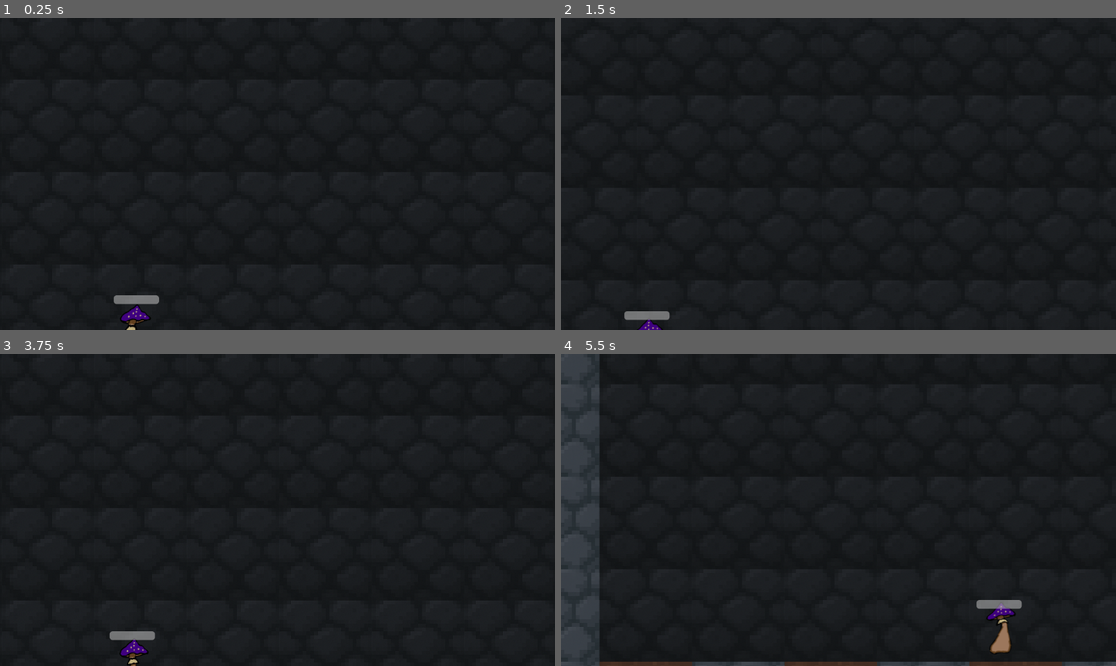
Above: before the commit, frames 1-4 (two rows, left to right).
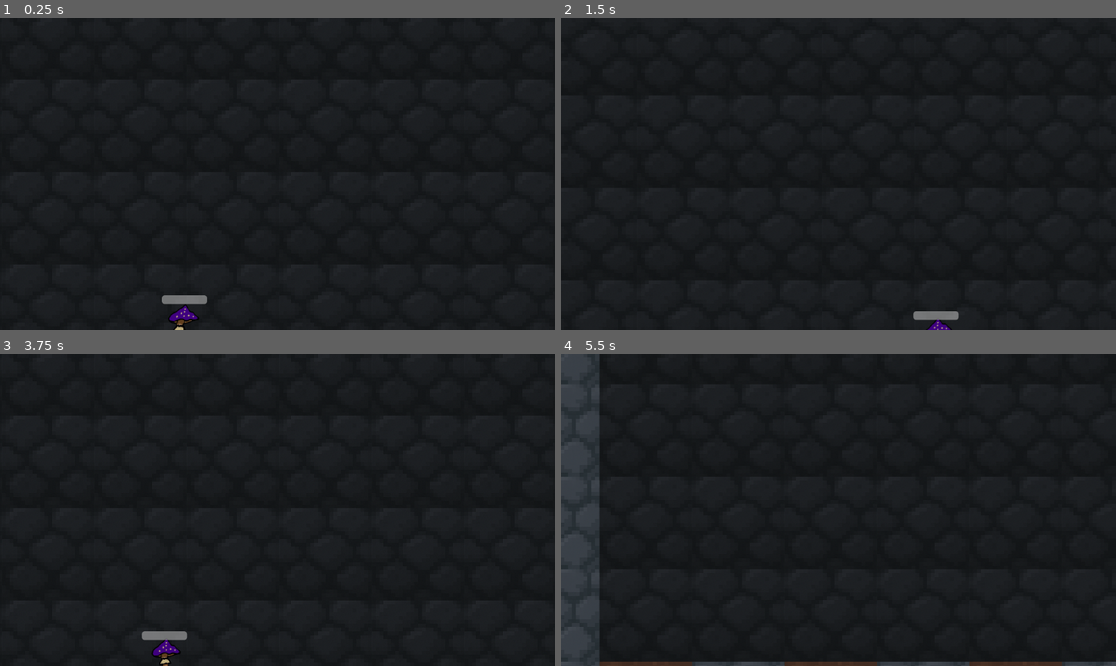
Above: after the commit, the same moments.

Repository: Shroomberg/shroomberg-game
Game: Godot game, scene res://assets/game_root/gameRoot.tscn
Same seed, same stepped clock (60 frames per second), same inputs: the game is played once before the commit and once after it.
Inputs (mouse positions are in pixels of both pictures, inside the frame that each line leads up to):
- Up to frame 1 (0.25 s): no input
- Up to frame 2 (1.5 s): move the mouse to (960, 158) at 0.52 s; hold D (move_right) 0.53-1.25 s; click (960, 158) at 0.67 s; drag from (727, 189) to (810, 236) at 1.27 s
- Up to frame 3 (3.75 s): tap Enter at 2 s; move the mouse to (333, 441) at 2.02 s; hold D (move_right) 2.03-2.75 s; tap Space (toggle_pause) at 2.75 s; drag from (249, 572) to (111, 463) at 2.77 s; click "Restart" at 3.5 s
- Up to frame 4 (5.5 s): move the mouse to (1005, 556) at 4.27 s; hold A (move_left) 4.28-5 s; drag from (672, 463) to (755, 432) at 5.02 s

The runs differ from the first frame. In frame 1, 0.9% of the frame differs, in the area x 20-38%, y 88-100%; in frame 2, 0.6%; in frame 3, 0.7%; in frame 4, 0.6%.

Commit message:
tmp

Diff:
--- a/assets/bullet/bullet.gd
+++ b/assets/bullet/bullet.gd
@@ -1,6 +1,6 @@
 class_name Bullet extends Node2D
 
-@export var speed: float = 1000
+@export var speed: float = 2000
 @export var radius: float = 10
 @export var damage: float = 1
 
@@ -12,16 +12,16 @@
 
 func _physics_process(delta: float):
 	if !target or is_queued_for_deletion():
+		queue_free()
 		return
 
 	var direction = get_direction()
+	var offset = delta * direction.normalized() * speed;
 
-	var length = direction.length()
-	if length < radius:
+	if direction.length() < offset.length():
 		on_hit()
-
-	global_position += delta * direction.normalized() * speed;
-	pass
+	else:
+		global_position += offset;
 
 func get_direction():
 	return target.get_bullet_hit_point() - global_position
--- a/assets/common/Mushroom.gd
+++ b/assets/common/Mushroom.gd
@@ -13,7 +13,7 @@
 @export var max_size: float = 4
 @export var grown_size: float = 2
 @export var ungrown_decay_rate: float = 0.1
-@export var min_size: float = 1
+@export var min_size: float = 2
 
 @export var speed: float = 100.0
 
@@ -33,7 +33,7 @@
 	pass
 
 func is_dead() -> bool:
-	return state == UnitState.Dead
+	return state == UnitState.Dead or is_queued_for_deletion()
 
 func is_borrowed() -> bool:
 	return state in [UnitState.Growing, UnitState.Borrowing, UnitState.Borrowed, UnitState.BorrowedAttacking, UnitState.BorrowedAttackCooldown]
@@ -54,20 +54,13 @@
 
 func recieve_damage(amount: float):
 	set_size(max(0, size - amount))
-	match state:
-		UnitState.Growing:
-			if size == 0:
-				die()
-		_:
-			if size < min_size:
-				die()
+	if size < min_size:
+		die()
 
 func _physics_process(delta: float):
 	match state:
 		UnitState.Moving:
 			move(delta)
-		UnitState.Growing:
-			recieve_damage(delta * ungrown_decay_rate)
 
 func move(delta: float):
 	position.x += direction * speed * delta * power_factor
@@ -75,10 +68,23 @@
 		borrow()
 
 func die():
-	pass
+	target = null
+	set_state(UnitState.Dead)
+	queue_free()
+
+func set_size(new_size: float):
+	size = new_size
+	power_factor = size / max_size
+	scale = Vector2(power_factor * direction, power_factor)
+
+func get_spore() -> Mushroom:
+	var spore = self.duplicate()
+	spore.size = 0
+	return spore
+
 func grow():
 	pass
 func borrow():
 	pass
-func set_size(new_size: float):
+func set_state(new_state: UnitState):
 	pass
--- a/assets/mama_shroom/mama_schroom.tres
+++ b/assets/mama_shroom/mama_schroom.tres
@@ -141,6 +141,14 @@
 "frames": [{
 "duration": 1.0,
 "texture": ExtResource("1_qqrdp")
+}],
+"loop": true,
+"name": &"Dead",
+"speed": 5.0
+}, {
+"frames": [{
+"duration": 1.0,
+"texture": ExtResource("1_qqrdp")
 }, {
 "duration": 1.0,
 "texture": ExtResource("2_0ftpr")
--- a/assets/mama_shroom/mama_shroom.gd
+++ b/assets/mama_shroom/mama_shroom.gd
@@ -7,6 +7,10 @@
 @export var attack_cooldown: float = 1
 
 const BULLET_SCENE = preload("res://assets/bullet/bullet.tscn")
+const spores = [
+	preload("res://assets/spitter/spitter.tscn"),
+ 	preload("res://assets/tentacler/tentacler.tscn")
+]
 
 func _ready():
 	super._ready()
@@ -116,14 +120,8 @@
 	set_state(UnitState.Borrowed)
 
 func set_size(new_size: float):
-	size = new_size
-	power_factor = sqrt(size / max_size)
-	scale = Vector2(power_factor * direction, power_factor)
+	super.set_size(new_size)
 	$HealthBar.value = size/max_size
-
-func die():
-	target = null
-	set_state(UnitState.Dead)
 
 func decide_new_action():
 	match state:
@@ -149,5 +147,13 @@
 func get_bullet_hit_point():
 	return $BulletHitPoint.global_position
 
+var last_spore = 0
+func get_spore() -> Mushroom:
+	last_spore = (last_spore + 1) % 2;
+	var spore = spores[last_spore].instantiate()
+	spore.player = player
+	spore.size = 0
+	return spore
+
 func msg(msg: String):
 	print("%s:%s	%s	%s	%s " % [Time.get_ticks_msec(), get_instance_id(), Player.keys()[player], UnitState.keys()[state], msg])
--- a/assets/mama_shroom/mama_shroom.tscn
+++ b/assets/mama_shroom/mama_shroom.tscn
@@ -12,7 +12,7 @@
 
 [node name="Sprite" type="AnimatedSprite2D" parent="."]
 sprite_frames = ExtResource("2_one22")
-animation = &"Unborrowing"
+animation = &"Attacking"
 offset = Vector2(0, -253)
 
 [node name="VisionArea" type="Area2D" parent="."]
--- a/assets/spitter/spitter.gd
+++ b/assets/spitter/spitter.gd
@@ -117,14 +117,8 @@
 	set_state(UnitState.Borrowed)
 
 func set_size(new_size: float):
-	size = new_size
-	power_factor = sqrt(size / max_size)
-	scale = Vector2(power_factor * direction, power_factor)
+	super.set_size(new_size)
 	$HealthBar.value = size/max_size
-
-func die():
-	target = null
-	set_state(UnitState.Dead)
 
 func decide_new_action():
 	match state:
--- a/assets/spitter/spitter.tres
+++ b/assets/spitter/spitter.tres
@@ -134,6 +134,14 @@
 "frames": [{
 "duration": 1.0,
 "texture": ExtResource("1_japrb")
+}],
+"loop": true,
+"name": &"Dead",
+"speed": 5.0
+}, {
+"frames": [{
+"duration": 1.0,
+"texture": ExtResource("1_japrb")
 }, {
 "duration": 1.0,
 "texture": ExtResource("2_hlspa")
--- a/assets/spitter/spitter.tscn
+++ b/assets/spitter/spitter.tscn
@@ -5,22 +5,6 @@
 
 [sub_resource type="RectangleShape2D" id="RectangleShape2D_qqeta"]
 size = Vector2(60.0625, 107.758)
-
-[sub_resource type="Animation" id="Animation_egaq4"]
-resource_name = "click_unborrowed"
-length = 0.4
-tracks/0/type = "value"
-tracks/0/imported = false
-tracks/0/enabled = true
-tracks/0/path = NodePath("Sprite:position")
-tracks/0/interp = 1
-tracks/0/loop_wrap = true
-tracks/0/keys = {
-"times": PackedFloat32Array(0, 0.2, 0.4),
-"transitions": PackedFloat32Array(3.4822, 3.4822, 3.4822),
-"update": 0,
-"values": [Vector2(0, 0), Vector2(0, -60), Vector2(0, 0)]
-}
 
 [sub_resource type="Animation" id="Animation_41bgq"]
 length = 0.001
@@ -65,6 +49,22 @@
 "values": [Vector2(1, 1), Vector2(1, 1.4), Vector2(1, 1)]
 }
 
+[sub_resource type="Animation" id="Animation_egaq4"]
+resource_name = "click_unborrowed"
+length = 0.4
+tracks/0/type = "value"
+tracks/0/imported = false
+tracks/0/enabled = true
+tracks/0/path = NodePath("Sprite:position")
+tracks/0/interp = 1
+tracks/0/loop_wrap = true
+tracks/0/keys = {
+"times": PackedFloat32Array(0, 0.2, 0.4),
+"transitions": PackedFloat32Array(3.4822, 3.4822, 3.4822),
+"update": 0,
+"values": [Vector2(0, 0), Vector2(0, -60), Vector2(0, 0)]
+}
+
 [sub_resource type="AnimationLibrary" id="AnimationLibrary_t368b"]
 _data = {
 &"RESET": SubResource("Animation_41bgq"),
@@ -78,9 +78,7 @@
 
 [node name="Sprite" type="AnimatedSprite2D" parent="."]
 sprite_frames = ExtResource("2_egaq4")
-animation = &"Attacking"
-frame = 3
-frame_progress = 0.641438
+animation = &"Dead"
 offset = Vector2(-5, -64)
 
 [node name="VisionArea" type="Area2D" parent="."]
--- a/assets/tentacler/tentacler.gd
+++ b/assets/tentacler/tentacler.gd
@@ -117,14 +117,8 @@
 	set_state(UnitState.Borrowed)
 
 func set_size(new_size: float):
-	size = new_size
-	power_factor = sqrt(size / max_size)
-	scale = Vector2(power_factor * direction, power_factor)
+	super.set_size(new_size)
 	$HealthBar.value = size/max_size
-
-func die():
-	target = null
-	set_state(UnitState.Dead)
 
 func decide_new_action():
 	match state:
--- a/assets/tentacler/tentacler.tres
+++ b/assets/tentacler/tentacler.tres
@@ -122,6 +122,14 @@
 "frames": [{
 "duration": 1.0,
 "texture": ExtResource("1_nwfa7")
+}],
+"loop": true,
+"name": &"Dead",
+"speed": 5.0
+}, {
+"frames": [{
+"duration": 1.0,
+"texture": ExtResource("1_nwfa7")
 }, {
 "duration": 1.0,
 "texture": ExtResource("2_6c3cq")
--- a/assets/tentacler/tentacler.tscn
+++ b/assets/tentacler/tentacler.tscn
@@ -12,7 +12,7 @@
 
 [node name="Sprite" type="AnimatedSprite2D" parent="."]
 sprite_frames = ExtResource("2_uselb")
-animation = &"AttackCooldown"
+animation = &"Dead"
 offset = Vector2(0, -66)
 
 [node name="VisionArea" type="Area2D" parent="."]
--- a/assets/world/world.gd
+++ b/assets/world/world.gd
@@ -5,7 +5,7 @@
 
 @export var root_decay_rate: float = 0.3
 @export var root_groth_rate: float = 3
-@export var root_heal_rate: float = 0.05
+@export var root_heal_rate: float = 0.5
 
 @export var root_distance_penalty: float = 0.8
 @export var max_root_size: float = 10
@@ -15,6 +15,7 @@
 var mushrooms: Dictionary[int, Array]
 var roots: Dictionary[int, float]
 var root_owners: Dictionary[int, Mushroom]
+var allowed_root_size: Dictionary[int, float]
 func _ready():
 	for q in range(-map_size*2, map_size*2):
 		mushrooms[q] = []
@@ -30,7 +31,7 @@
 
 func get_borrowed_mushroom(position: int) -> Mushroom:
 	for q in mushrooms[position]:
-		if q.is_borrowed():
+		if q.is_borrowed() and !q.is_dead():
 			return q
 	return null
 
@@ -55,49 +56,56 @@
 		var tile_id = round(roots[cell_id] * root_state_count / max_root_size) - 2;
 		$Roots.set_cell(Vector2i(cell_id, 0), tile_id, Vector2i.ZERO, 0)
 
-func try_grow_mushroom(position: int, delta: float):
+func grow_mushroom(position: int, delta: float):
 	var mushroom = get_borrowed_mushroom(position)
 	if mushroom:
-		mushroom.receive_heal(roots[position] * delta * root_heal_rate)
+		if roots[position]:
+			mushroom.receive_heal(delta * root_heal_rate)
+		else:
+			mushroom.recieve_damage(delta * root_decay_rate)
 	elif is_cell_free_to_grow(position):
-		var clone = root_owners[position].duplicate() as Mushroom
-		mushrooms[position].push_back(clone)
-		clone.position.x = $Terrain.map_to_local(Vector2i(position, 0)).x
-		clone.size = 0
-		$Terrain/Mushrooms.add_child(clone)
+		if roots[position]:
+			var spore = root_owners[position].get_spore()
+			mushrooms[position].push_back(spore)
+			spore.position.x = $Terrain.map_to_local(Vector2i(position, 0)).x
+			$Terrain/Mushrooms.add_child(spore)
 
-func natual_groth(delta: float):
-	var allowed_sizes: Dictionary[int, float]
-	# Calculate allowed sized
+func rebuild_root_owners():
+	allowed_root_size
 	for cell_id in range(-map_size, map_size):
 		var mushroom = get_borrowed_mushroom(cell_id)
 		if mushroom && mushroom.is_grown():
-			allowed_sizes[cell_id] = max_root_size
+			allowed_root_size[cell_id] = max_root_size
 			root_owners[cell_id] = mushroom
 		else:
+			allowed_root_size[cell_id] = -1
+			root_owners[cell_id] = null
+
+	for cell_id in range(-map_size, map_size):
+		if allowed_root_size[cell_id] < 0:
 			var left = roots.get(cell_id - 1, 0)
 			var right = roots.get(cell_id + 1, 0)
-			allowed_sizes[cell_id] = max(left, right) * root_distance_penalty
-			if allowed_sizes[cell_id] < min_root_size:
+			allowed_root_size[cell_id] = max(left, right) * root_distance_penalty
+			if allowed_root_size[cell_id] < min_root_size:
 				root_owners[cell_id] = null
-				allowed_sizes[cell_id] = 0
+				allowed_root_size[cell_id] = 0
 			elif left > right:
 				root_owners[cell_id] = root_owners[cell_id - 1]
 			else:
 				root_owners[cell_id] = root_owners[cell_id + 1]
 
-	# Grow to allowed size
+func natual_groth(delta: float):
 	for cell_id in range(-map_size, map_size):
-		if roots[cell_id] == allowed_sizes[cell_id]:
-			if root_owners[cell_id]:
-				try_grow_mushroom(cell_id, delta)
-		elif roots[cell_id] > allowed_sizes[cell_id]:
-			roots[cell_id] = max(allowed_sizes[cell_id], roots[cell_id] - delta * root_decay_rate)
+		if roots[cell_id] == allowed_root_size[cell_id]:
+			grow_mushroom(cell_id, delta)
+		elif roots[cell_id] > allowed_root_size[cell_id]:
+			roots[cell_id] = max(allowed_root_size[cell_id], roots[cell_id] - delta * root_decay_rate)
 		else:
-			roots[cell_id] = min(allowed_sizes[cell_id], roots[cell_id] + delta * root_groth_rate)
+			roots[cell_id] = min(allowed_root_size[cell_id], roots[cell_id] + delta * root_groth_rate)
 
 func _physics_process(delta: float):
 	rebuild_mushrooms()
+	rebuild_root_owners()
 	natual_groth(delta)
 	apply_root_tiles()
 
--- a/assets/world/world.tscn
+++ b/assets/world/world.tscn
@@ -18,6 +18,7 @@
 [node name="Spitter" parent="Terrain/Mushrooms" instance=ExtResource("5_aekxa")]
 position = Vector2(-1090, 0)
 action_range = 20.0
+speed = 500.0
 state = 7
 size = 4.0
 
